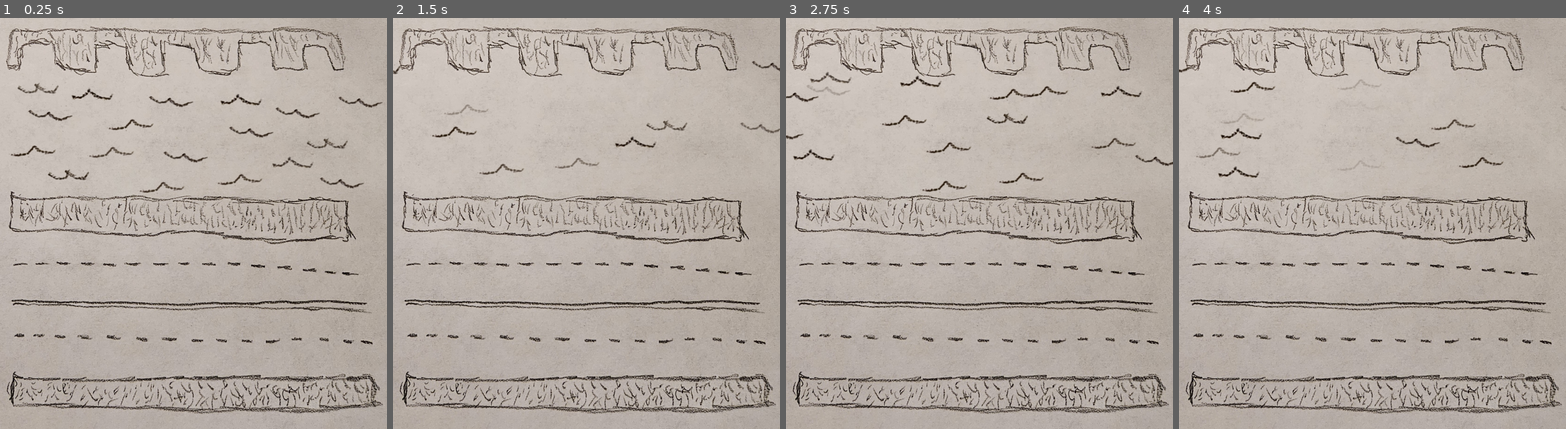
Above: before the commit, frames 1-4 (left to right).
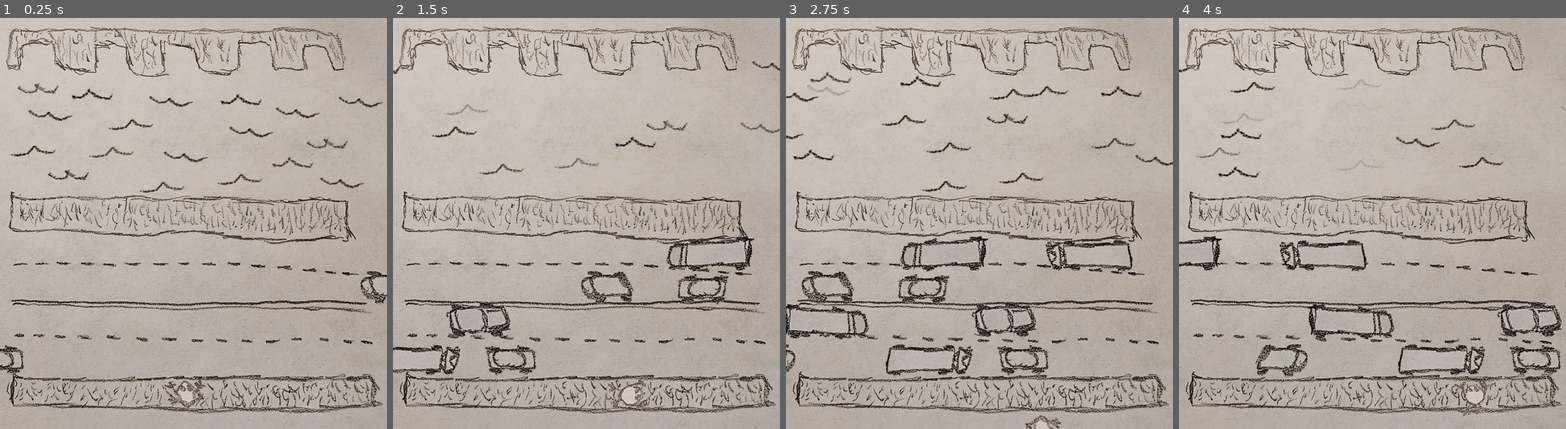
Above: after the commit, the same moments.

Repository: Xyloph/20GC_Game3
Game: Godot game, scene res://scenes/Game.tscn
The game is run twice, just before and just after one commit, with the same random seed, the same clock (stepped at 60 frames per second) and the same inputs.
Inputs:
- Up to frame 1 (0.25 s): no input
- Up to frame 2 (1.5 s): tap Enter at 0.5 s; hold Right (ui_right) 0.53-1.28 s; hold Down (ui_down) from 1.28 s (still down)
- Up to frame 3 (2.75 s): release Down (ui_down) at 2.03 s; hold Right (ui_right) from 2.03 s (still down)
- Up to frame 4 (4 s): release Right (ui_right) at 2.78 s; hold Up (ui_up) 2.78-3.53 s; hold Left (ui_left) from 3.53 s (still down)

The runs differ from the first frame. In frame 1, 0.8% of the frame differs, in the area x 0-100%, y 61-95%; in frame 2, 3.2%; in frame 3, 4.5%, in the area x 0-90%, y 52-100%; in frame 4, 3.9%.

Commit message:
vehicules spawning correctly

Diff:
--- a/project.godot
+++ b/project.godot
@@ -13,6 +13,7 @@
 config/name="20GC_Game3"
 run/main_scene="res://scenes/Game.tscn"
 config/features=PackedStringArray("4.2", "GL Compatibility")
+run/max_fps=60
 config/icon="res://icon.svg"
 
 [display]
@@ -22,6 +23,7 @@
 
 [editor]
 
+movie_writer/mjpeg_quality=1.0
 movie_writer/movie_file="c:\\temp\\waves.avi"
 
 [physics]
--- a/scenes/Frog.tscn
+++ b/scenes/Frog.tscn
@@ -1,24 +1,154 @@
-[gd_scene load_steps=5 format=3 uid="uid://bytpoorn0i7jt"]
+[gd_scene load_steps=9 format=3 uid="uid://bytpoorn0i7jt"]
 
 [ext_resource type="Script" path="res://scripts/frog.gd" id="1_0wfnc"]
 [ext_resource type="Texture2D" uid="uid://b3xs2128j4lb4" path="res://art/frog-idle.png" id="1_i777g"]
 [ext_resource type="Texture2D" uid="uid://cbf3odljwhofm" path="res://art/frog-jump.png" id="3_buntk"]
 
+[sub_resource type="Animation" id="Animation_t2iaf"]
+length = 0.001
+tracks/0/type = "value"
+tracks/0/imported = false
+tracks/0/enabled = true
+tracks/0/path = NodePath("Frog-idle:visible")
+tracks/0/interp = 1
+tracks/0/loop_wrap = true
+tracks/0/keys = {
+"times": PackedFloat32Array(0),
+"transitions": PackedFloat32Array(1),
+"update": 1,
+"values": [false]
+}
+tracks/1/type = "value"
+tracks/1/imported = false
+tracks/1/enabled = true
+tracks/1/path = NodePath("Frog-idle:scale")
+tracks/1/interp = 1
+tracks/1/loop_wrap = true
+tracks/1/keys = {
+"times": PackedFloat32Array(0),
+"transitions": PackedFloat32Array(1),
+"update": 0,
+"values": [Vector2(1, 1)]
+}
+tracks/2/type = "value"
+tracks/2/imported = false
+tracks/2/enabled = true
+tracks/2/path = NodePath("Frog-jump:visible")
+tracks/2/interp = 1
+tracks/2/loop_wrap = true
+tracks/2/keys = {
+"times": PackedFloat32Array(0),
+"transitions": PackedFloat32Array(1),
+"update": 1,
+"values": [true]
+}
+tracks/3/type = "value"
+tracks/3/imported = false
+tracks/3/enabled = true
+tracks/3/path = NodePath("Frog-jump:scale")
+tracks/3/interp = 1
+tracks/3/loop_wrap = true
+tracks/3/keys = {
+"times": PackedFloat32Array(0),
+"transitions": PackedFloat32Array(1),
+"update": 0,
+"values": [Vector2(1, 0.664805)]
+}
+
+[sub_resource type="Animation" id="Animation_bolq0"]
+resource_name = "idle"
+loop_mode = 1
+tracks/0/type = "value"
+tracks/0/imported = false
+tracks/0/enabled = true
+tracks/0/path = NodePath("Frog-idle:visible")
+tracks/0/interp = 1
+tracks/0/loop_wrap = true
+tracks/0/keys = {
+"times": PackedFloat32Array(0),
+"transitions": PackedFloat32Array(1),
+"update": 1,
+"values": [true]
+}
+tracks/1/type = "value"
+tracks/1/imported = false
+tracks/1/enabled = true
+tracks/1/path = NodePath("Frog-idle:scale")
+tracks/1/interp = 1
+tracks/1/loop_wrap = true
+tracks/1/keys = {
+"times": PackedFloat32Array(0, 0.5, 1),
+"transitions": PackedFloat32Array(1, 1, 1),
+"update": 0,
+"values": [Vector2(1, 1), Vector2(1.1, 1.1), Vector2(1, 1)]
+}
+
+[sub_resource type="Animation" id="Animation_hvge4"]
+resource_name = "jump"
+length = 0.5
+tracks/0/type = "value"
+tracks/0/imported = false
+tracks/0/enabled = true
+tracks/0/path = NodePath("Frog-idle:visible")
+tracks/0/interp = 1
+tracks/0/loop_wrap = true
+tracks/0/keys = {
+"times": PackedFloat32Array(0, 0.5),
+"transitions": PackedFloat32Array(1, 1),
+"update": 1,
+"values": [false, true]
+}
+tracks/1/type = "value"
+tracks/1/imported = false
+tracks/1/enabled = true
+tracks/1/path = NodePath("Frog-jump:visible")
+tracks/1/interp = 1
+tracks/1/loop_wrap = true
+tracks/1/keys = {
+"times": PackedFloat32Array(0, 0.5),
+"transitions": PackedFloat32Array(1, 1),
+"update": 1,
+"values": [true, false]
+}
+tracks/2/type = "value"
+tracks/2/imported = false
+tracks/2/enabled = true
+tracks/2/path = NodePath("Frog-jump:scale")
+tracks/2/interp = 1
+tracks/2/loop_wrap = true
+tracks/2/keys = {
+"times": PackedFloat32Array(0, 0.3, 0.5),
+"transitions": PackedFloat32Array(1, 1, 1),
+"update": 0,
+"values": [Vector2(1, 0.664805), Vector2(1, 1), Vector2(1, 0.664805)]
+}
+
+[sub_resource type="AnimationLibrary" id="AnimationLibrary_nanq0"]
+_data = {
+"RESET": SubResource("Animation_t2iaf"),
+"idle": SubResource("Animation_bolq0"),
+"jump": SubResource("Animation_hvge4")
+}
+
 [sub_resource type="RectangleShape2D" id="RectangleShape2D_4fs7i"]
-size = Vector2(133, 100)
+size = Vector2(94, 92)
 
 [node name="Frog" type="CharacterBody2D"]
 script = ExtResource("1_0wfnc")
 
 [node name="Frog-idle" type="Sprite2D" parent="."]
+visible = false
 texture = ExtResource("1_i777g")
 
 [node name="AnimationPlayer" type="AnimationPlayer" parent="."]
+libraries = {
+"": SubResource("AnimationLibrary_nanq0")
+}
 
 [node name="CollisionShape2D" type="CollisionShape2D" parent="."]
-position = Vector2(0.5, 1)
 shape = SubResource("RectangleShape2D_4fs7i")
 
 [node name="Frog-jump" type="Sprite2D" parent="."]
-visible = false
+position = Vector2(0, 1.5)
+scale = Vector2(1, 0.664805)
 texture = ExtResource("3_buntk")
--- a/scenes/Level.tscn
+++ b/scenes/Level.tscn
@@ -1,9 +1,20 @@
-[gd_scene load_steps=3 format=3 uid="uid://coe8pqq3yp4se"]
+[gd_scene load_steps=11 format=3 uid="uid://coe8pqq3yp4se"]
 
 [ext_resource type="Texture2D" uid="uid://cv04akyx3pave" path="res://art/background.png" id="1_ebefu"]
+[ext_resource type="Script" path="res://scripts/Level.gd" id="1_qby6n"]
 [ext_resource type="PackedScene" uid="uid://sfioex6akb7p" path="res://scenes/Wave.tscn" id="2_mipe6"]
+[ext_resource type="PackedScene" uid="uid://bytpoorn0i7jt" path="res://scenes/Frog.tscn" id="3_wtld1"]
+[ext_resource type="PackedScene" uid="uid://e5or8c0d41u3" path="res://scenes/Vehicules/Car1.tscn" id="4_e7a4m"]
+[ext_resource type="PackedScene" uid="uid://dcwun4osymsjp" path="res://scenes/Vehicules/Car2.tscn" id="6_oqihw"]
+[ext_resource type="PackedScene" uid="uid://vjyh7a4qauos" path="res://scenes/Vehicules/Car3.tscn" id="7_u1if7"]
+[ext_resource type="PackedScene" uid="uid://bug7y6x02ppx4" path="res://scenes/Vehicules/Truck1.tscn" id="8_ed0nk"]
+[ext_resource type="PackedScene" uid="uid://dyw5flvx7s8up" path="res://scenes/Vehicules/Truck3.tscn" id="9_1o6dn"]
+
+[sub_resource type="RectangleShape2D" id="RectangleShape2D_eykrh"]
+size = Vector2(1278, 738)
 
 [node name="Level" type="Node2D"]
+script = ExtResource("1_qby6n")
 
 [node name="Background" type="Sprite2D" parent="."]
 texture = ExtResource("1_ebefu")
@@ -76,3 +87,59 @@
 
 [node name="Wave22" parent="Waves" instance=ExtResource("2_mipe6")]
 position = Vector2(1110, 259)
+
+[node name="Frog" parent="." instance=ExtResource("3_wtld1")]
+position = Vector2(437, 884)
+scale = Vector2(0.645, 0.645)
+
+[node name="Vehicules" type="Node2D" parent="."]
+
+[node name="Vehicule" parent="Vehicules" instance=ExtResource("4_e7a4m")]
+position = Vector2(-63, 806)
+speed = 225.0
+
+[node name="Vehicule2" parent="Vehicules" instance=ExtResource("8_ed0nk")]
+position = Vector2(-285, 805)
+speed = 225.0
+
+[node name="Vehicule3" parent="Vehicules" instance=ExtResource("6_oqihw")]
+position = Vector2(-663, 807)
+speed = 225.0
+
+[node name="RestartOnExit" type="Area2D" parent="."]
+
+[node name="CollisionShape2D" type="CollisionShape2D" parent="RestartOnExit"]
+visible = false
+position = Vector2(444, 486)
+shape = SubResource("RectangleShape2D_eykrh")
+
+[node name="LowerRight" type="Node2D" parent="."]
+position = Vector2(912, 968)
+
+[node name="Vehicule" parent="." instance=ExtResource("7_u1if7")]
+position = Vector2(-175, 711)
+
+[node name="Vehicule2" parent="." instance=ExtResource("9_1o6dn")]
+position = Vector2(-597, 713)
+
+[node name="Vehicule3" parent="." instance=ExtResource("6_oqihw")]
+position = Vector2(997, 635)
+direction = 1
+speed = 325.0
+
+[node name="Vehicule4" parent="." instance=ExtResource("4_e7a4m")]
+position = Vector2(1221, 639)
+direction = 1
+speed = 325.0
+
+[node name="Vehicule5" parent="." instance=ExtResource("9_1o6dn")]
+position = Vector2(1199, 553)
+direction = 1
+speed = 300.0
+
+[node name="Vehicule6" parent="." instance=ExtResource("8_ed0nk")]
+position = Vector2(1543, 559)
+direction = 1
+speed = 300.0
+
+[connection signal="area_exited" from="RestartOnExit" to="." method="_on_restart_on_exit_area_exited"]
--- /dev/null
+++ b/scenes/Vehicules/Car1.tscn
@@ -0,0 +1,20 @@
+[gd_scene load_steps=4 format=3 uid="uid://e5or8c0d41u3"]
+
+[ext_resource type="Script" path="res://scripts/Car.gd" id="1_w02xg"]
+[ext_resource type="Texture2D" uid="uid://c7pvekp4f8vh7" path="res://art/car1.png" id="2_sec86"]
+
+[sub_resource type="RectangleShape2D" id="RectangleShape2D_sa60r"]
+size = Vector2(109, 48)
+
+[node name="Vehicule" type="Node2D"]
+script = ExtResource("1_w02xg")
+
+[node name="Sprite2D" type="Sprite2D" parent="."]
+scale = Vector2(0.6, 0.6)
+texture = ExtResource("2_sec86")
+
+[node name="Area2D" type="Area2D" parent="."]
+
+[node name="CollisionShape2D" type="CollisionShape2D" parent="Area2D"]
+position = Vector2(3.5, -1)
+shape = SubResource("RectangleShape2D_sa60r")
--- /dev/null
+++ b/scenes/Vehicules/Car2.tscn
@@ -0,0 +1,21 @@
+[gd_scene load_steps=4 format=3 uid="uid://dcwun4osymsjp"]
+
+[ext_resource type="Script" path="res://scripts/Car.gd" id="1_ist2r"]
+[ext_resource type="Texture2D" uid="uid://328dhsoac26m" path="res://art/car2.png" id="2_srj3l"]
+
+[sub_resource type="RectangleShape2D" id="RectangleShape2D_sa60r"]
+size = Vector2(103, 48)
+
+[node name="Vehicule" type="Node2D"]
+script = ExtResource("1_ist2r")
+
+[node name="Sprite2D" type="Sprite2D" parent="."]
+scale = Vector2(0.6, 0.6)
+texture = ExtResource("2_srj3l")
+flip_h = true
+
+[node name="Area2D" type="Area2D" parent="."]
+
+[node name="CollisionShape2D" type="CollisionShape2D" parent="Area2D"]
+position = Vector2(6.5, -1)
+shape = SubResource("RectangleShape2D_sa60r")
--- /dev/null
+++ b/scenes/Vehicules/Car3.tscn
@@ -0,0 +1,20 @@
+[gd_scene load_steps=4 format=3 uid="uid://vjyh7a4qauos"]
+
+[ext_resource type="Script" path="res://scripts/Car.gd" id="1_040cy"]
+[ext_resource type="Texture2D" uid="uid://ss45ppuikfoq" path="res://art/car3.png" id="2_xvi6t"]
+
+[sub_resource type="RectangleShape2D" id="RectangleShape2D_sa60r"]
+size = Vector2(137, 64)
+
+[node name="Vehicule" type="Node2D"]
+script = ExtResource("1_040cy")
+
+[node name="Sprite2D" type="Sprite2D" parent="."]
+scale = Vector2(0.6, 0.6)
+texture = ExtResource("2_xvi6t")
+
+[node name="Area2D" type="Area2D" parent="."]
+
+[node name="CollisionShape2D" type="CollisionShape2D" parent="Area2D"]
+position = Vector2(3.5, -2)
+shape = SubResource("RectangleShape2D_sa60r")
--- /dev/null
+++ b/scenes/Vehicules/Truck1.tscn
@@ -0,0 +1,21 @@
+[gd_scene load_steps=4 format=3 uid="uid://bug7y6x02ppx4"]
+
+[ext_resource type="Script" path="res://scripts/Car.gd" id="1_kqe1t"]
+[ext_resource type="Texture2D" uid="uid://1if7umu8oiey" path="res://art/truck1.png" id="2_16fo0"]
+
+[sub_resource type="RectangleShape2D" id="RectangleShape2D_sa60r"]
+size = Vector2(200, 64)
+
+[node name="Vehicule" type="Node2D"]
+script = ExtResource("1_kqe1t")
+
+[node name="Sprite2D" type="Sprite2D" parent="."]
+scale = Vector2(0.6, 0.6)
+texture = ExtResource("2_16fo0")
+flip_h = true
+
+[node name="Area2D" type="Area2D" parent="."]
+
+[node name="CollisionShape2D" type="CollisionShape2D" parent="Area2D"]
+position = Vector2(3, -2)
+shape = SubResource("RectangleShape2D_sa60r")
--- /dev/null
+++ b/scenes/Vehicules/Truck2.tscn
@@ -0,0 +1,21 @@
+[gd_scene load_steps=4 format=3 uid="uid://j6c7idy00vmi"]
+
+[ext_resource type="Script" path="res://scripts/Car.gd" id="1_wxxys"]
+[ext_resource type="Texture2D" uid="uid://cr65uairx8ww3" path="res://art/truck2.png" id="2_lcl65"]
+
+[sub_resource type="RectangleShape2D" id="RectangleShape2D_sa60r"]
+size = Vector2(200, 64)
+
+[node name="Vehicule" type="Node2D"]
+script = ExtResource("1_wxxys")
+
+[node name="Sprite2D" type="Sprite2D" parent="."]
+scale = Vector2(0.6, 0.6)
+texture = ExtResource("2_lcl65")
+flip_h = true
+
+[node name="Area2D" type="Area2D" parent="."]
+
+[node name="CollisionShape2D" type="CollisionShape2D" parent="Area2D"]
+position = Vector2(3, -2)
+shape = SubResource("RectangleShape2D_sa60r")
--- /dev/null
+++ b/scenes/Vehicules/Truck3.tscn
@@ -0,0 +1,20 @@
+[gd_scene load_steps=4 format=3 uid="uid://dyw5flvx7s8up"]
+
+[ext_resource type="Script" path="res://scripts/Car.gd" id="1_a1pmv"]
+[ext_resource type="Texture2D" uid="uid://rt3lhqb2x2lq" path="res://art/truck3.png" id="2_bv6hm"]
+
+[sub_resource type="RectangleShape2D" id="RectangleShape2D_sa60r"]
+size = Vector2(194, 70)
+
+[node name="Vehicule" type="Node2D"]
+script = ExtResource("1_a1pmv")
+
+[node name="Sprite2D" type="Sprite2D" parent="."]
+scale = Vector2(0.6, 0.6)
+texture = ExtResource("2_bv6hm")
+
+[node name="Area2D" type="Area2D" parent="."]
+
+[node name="CollisionShape2D" type="CollisionShape2D" parent="Area2D"]
+position = Vector2(0, 3)
+shape = SubResource("RectangleShape2D_sa60r")
--- /dev/null
+++ b/scripts/Car.gd
@@ -0,0 +1,29 @@
+extends Node2D
+class_name Vehicule
+
+@onready var sprite_2d: Sprite2D = $Sprite2D
+@onready var collision_shape_2d: CollisionShape2D = $Area2D/CollisionShape2D
+
+enum going {right, left}
+@export var direction: going
+@export var speed := 250.0
+@export var lower_right: Node2D
+
+var orig_pos : Vector2
+
+func _ready() -> void:
+	orig_pos = position
+	if direction == going.left:
+		scale.x *= -1
+
+func _process(delta: float) -> void:
+	#print(position.x)
+	position.x = lerpf(position.x, position.x - speed if direction == going.left else position.x + speed, delta)
+
+func restart(area:CollisionShape2D) -> void:
+	var rect : RectangleShape2D = area.shape
+	if direction == going.right:
+		position.x = area.position.x - (rect.size.x / 2.0) + (collision_shape_2d.shape.get_rect().size.x / 2.0)
+		#print("restart on x " + str(position.x))
+	else:
+		position.x = area.position.x + (rect.size.x / 2.0) - (collision_shape_2d.shape.get_rect().size.x / 2.0)
--- /dev/null
+++ b/scripts/Level.gd
@@ -0,0 +1,16 @@
+extends Node2D
+
+@onready var area_shape: CollisionShape2D = $RestartOnExit/CollisionShape2D
+
+# Called when the node enters the scene tree for the first time.
+func _ready() -> void:
+	pass
+
+# Called every frame. 'delta' is the elapsed time since the previous frame.
+func _process(_delta: float) -> void:
+	pass
+
+func _on_restart_on_exit_area_exited(area: Area2D) -> void:
+	if area.get_parent() is Vehicule:
+		var vehicule := area.get_parent() as Vehicule
+		vehicule.restart(area_shape)
--- a/scripts/frog.gd
+++ b/scripts/frog.gd
@@ -1,11 +1,61 @@
 extends CharacterBody2D
 class_name Frog
 
+@onready var anim: AnimationPlayer = $AnimationPlayer
+@onready var frog_idle: Sprite2D = $"Frog-idle"
+@onready var frog_jump: Sprite2D = $"Frog-jump"
+@onready var frog: Frog = $"."
+
+
+const travel_distance := 85.0 # this is equally abstract as the hand-drawn level
+var moving := false
+
 # Called when the node enters the scene tree for the first time.
 func _ready() -> void:
-	pass # Replace with function body.
-
+	frog_jump.hide()
+	frog_idle.show()
+	anim.play("idle")
 
 # Called every frame. 'delta' is the elapsed time since the previous frame.
-func _process(delta: float) -> void:
+func _process(_delta: float) -> void:
 	pass
+
+func _unhandled_key_input(event: InputEvent) -> void:
+	if not moving:
+		var target_position = Vector2(position)
+		if event.is_action("ui_left"):
+			# move left
+			moving = true
+			rotation = 3*PI/2
+			target_position.x -= travel_distance
+			pass
+		elif event.is_action("ui_right"):
+			# move right
+			moving = true
+			rotation = PI / 2
+			target_position.x += travel_distance
+			pass
+		elif event.is_action("ui_up"):
+			# move up
+			moving = true
+			rotation = 0
+			target_position.y -= travel_distance
+			pass
+		elif event.is_action("ui_down"):
+			# move down
+			moving = true
+			rotation = PI
+			target_position.y += travel_distance
+			pass
+		get_viewport().set_input_as_handled()
+		if moving:
+			anim.play("jump")
+			var move_tween = get_tree().create_tween()
+			move_tween.tween_property(frog, "position", target_position, 0.5)
+			move_tween.tween_callback(_done_moving)
+
+func _done_moving() -> void:
+	moving = false
+	frog_idle.show()
+	frog_jump.hide()
+	anim.play("idle")
